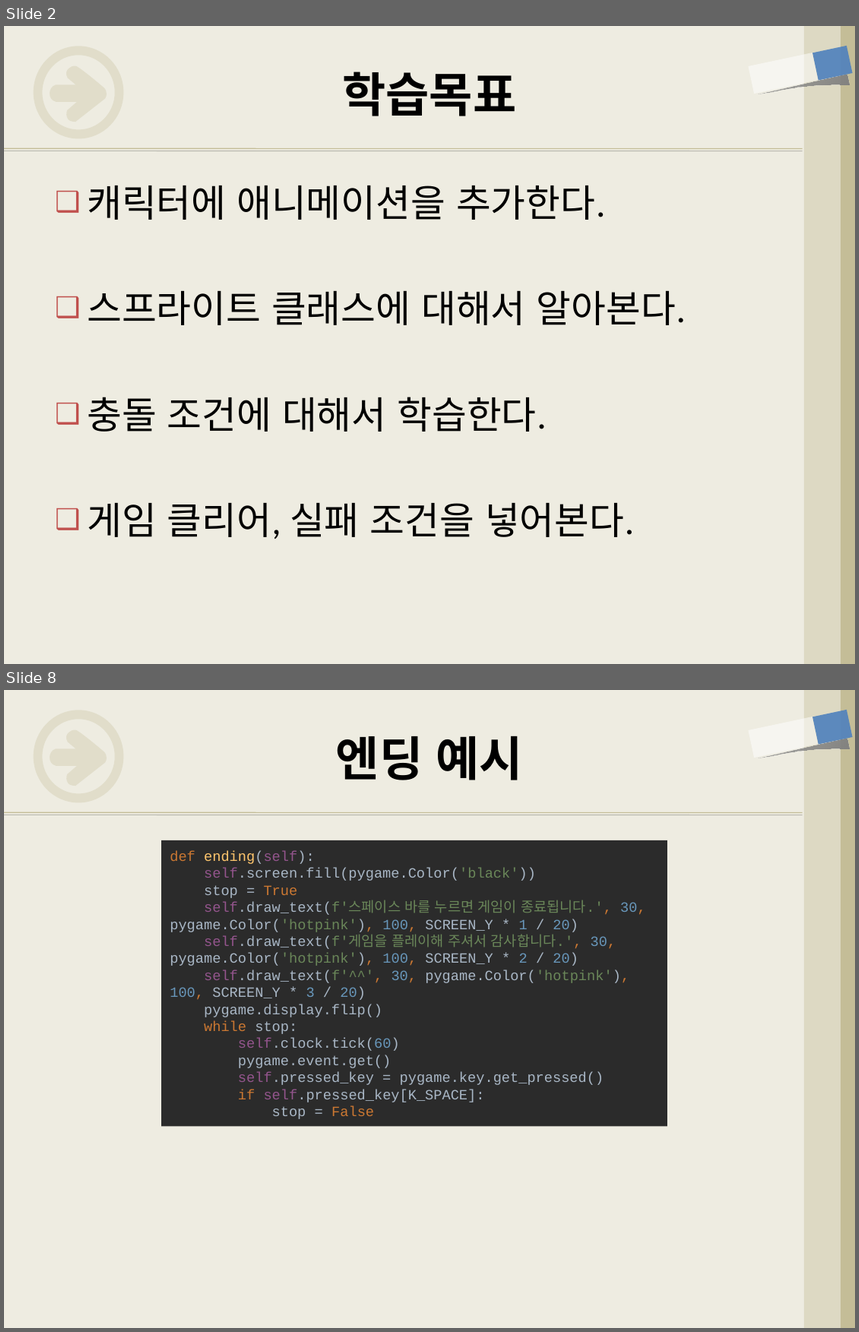
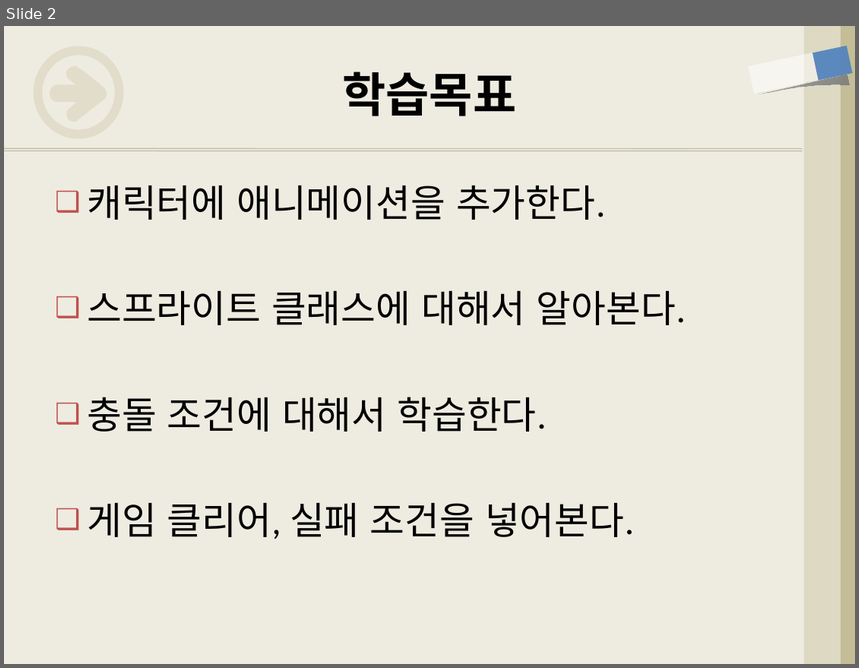
Before and after one commit to freshmea/weizman_python_class, a slide deck: textbook/파이썬5-4교시.pptx. Shown one above the other, each under a label of ours: slides 2 and 8 before the commit, slide 2 after it; the slides between them are not shown. The pictures are 859x1332 and 859x668 pixels, drawn with LibreOffice and Linux fonts; fonts in the diff are those of the drawing. Boxes give left, top, right and bottom in pixels: in the first picture for what was removed or moved away, otherwise in the second. Text is boxed around its words. In the diff, an @@ line names an element or a change of style, - is before the commit and + after.

```diff
--- a/textbook/파이썬5-4교시.pptx
+++ b/textbook/파이썬5-4교시.pptx
@@ slide 8 removed at (4, 690, 855, 1328), background #EEECE1; not listed: 8 template elements that a slide beside it also shows @@
@@ title removed at (336, 736, 523, 780) @@
-엔딩 예시
@@ rectangle removed at (161, 840, 667, 1127) @@
-def ending(self):
-self.screen.fill(pygame.Color('black'))
-stop = True
-self.draw_text(f'스페이스 바를 누르면 게임이 종료됩니다.', 30, pygame.Color('hotpink'), 100, SCREEN_Y * 1 / 20)
-self.draw_text(f'게임을 플레이해 주셔서 감사합니다.', 30, pygame.Color('hotpink'), 100, SCREEN_Y * 2 / 20)
-self.draw_text(f'^^', 30, pygame.Color('hotpink'), 100, SCREEN_Y * 3 / 20)
-pygame.display.flip()
-while stop:
-self.clock.tick(60)
-pygame.event.get()
-self.pressed_key = pygame.key.get_pressed()
-if self.pressed_key[K_SPACE]:
-stop = False
```
Also in this commit, not shown: 2 slides changed, 4 slides added, 4 other slides removed, 1 other file.
